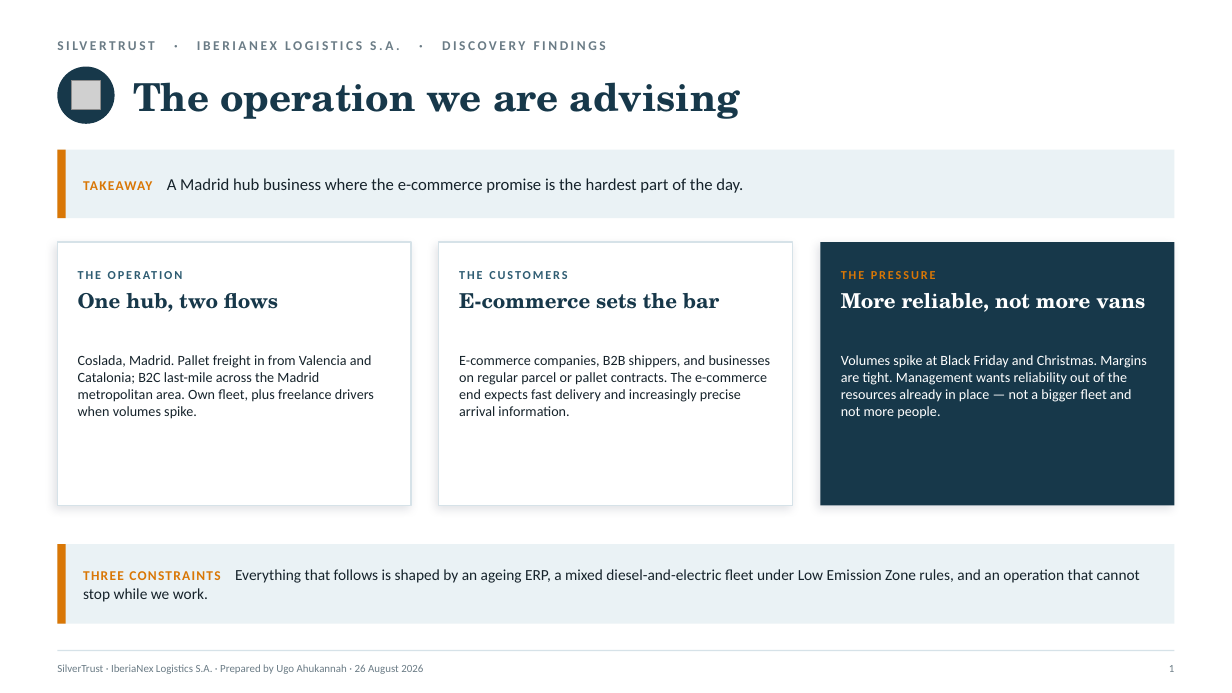
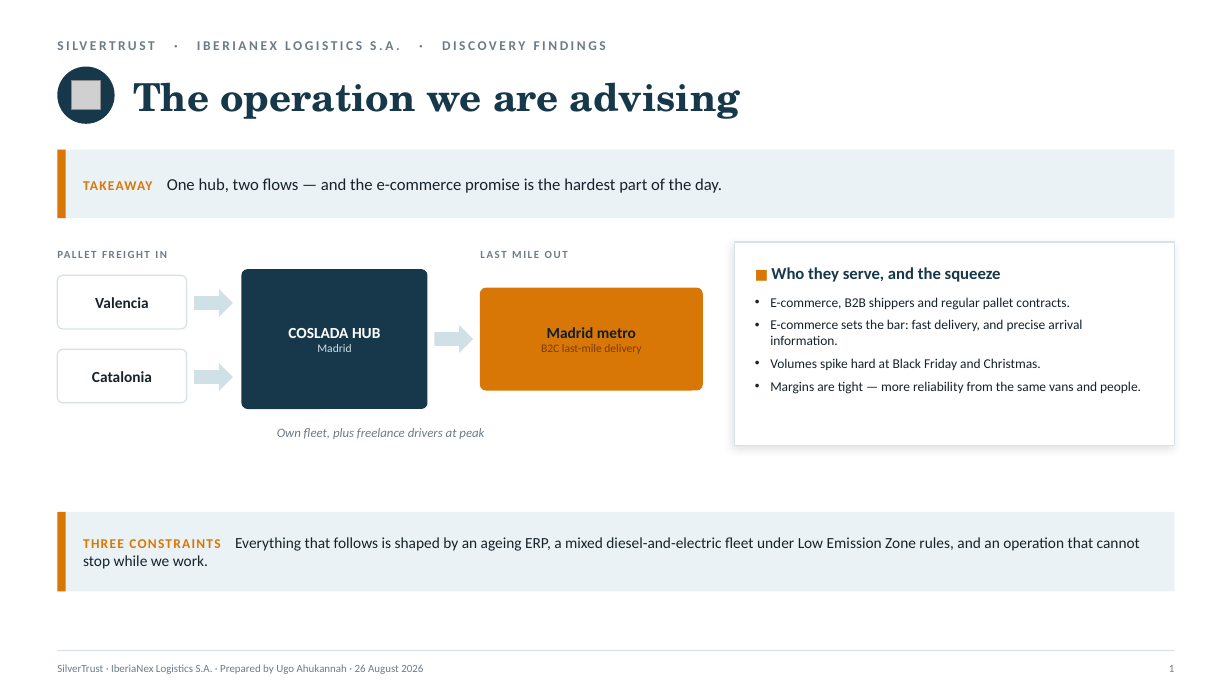
Before and after one commit to nyelugo/SilverTrust-Deliverables, a slide deck: slide 2 of ahukannah_consultant_solutions.pptx. Drawn at 1232x693 pixels with LibreOffice and Linux fonts; fonts in the diff are those of the drawing; grey boxes stand for pictures. Boxes give left, top, right and bottom in pixels: in the first picture for what was removed or moved away, otherwise in the second. Text is boxed around its words. In the diff, an @@ line names an element or a change of style, - is before the commit and + after.

Commit message:
Make the client-context slide a flow diagram rather than three text cards

```diff
--- a/ahukannah_consultant_solutions.pptx
+++ b/ahukannah_consultant_solutions.pptx
@@ text at [83,178,722,193]: text changed @@
-TAKEAWAY A Madrid hub business where the e-commerce promise is the hardest part of the day.
+TAKEAWAY One hub, two flows — and the e-commerce promise is the hardest part of the day.
@@ rectangle removed at [57,242,411,506] @@
@@ text added at [57,242,242,266], 8.5 pt, text #6B7C86, bold @@
+PALLET FREIGHT IN
@@ text removed at [78,261,391,288] @@
-THE OPERATION
@@ rectangle removed at [439,242,793,506] @@
@@ text added at [480,251,568,258], 8.5 pt, text #6B7C86, bold @@
+LAST MILE OUT
@@ rectangle: place and size @@
-rectangle at [821,242,1175,506]
+rectangle at [735,242,1175,445]
@@ rectangle at [735,242,1175,445]: fill #17384A to #FFFFFF; outline none to #D6E2E8 1 pt @@
@@ text added at [771,267,1001,282], 13 pt, text #17384A, bold @@
+■ Who they serve, and the squeeze
@@ rounded rectangle added at [57,275,187,329], fill #FFFFFF, outline #D6E2E8 1 pt @@
@@ text removed at [78,293,278,312] @@
-One hub, two flows
@@ text added at [95,297,148,308], 12 pt, text #16232B, bold @@
+Valencia
@@ right arrow added at [194,289,233,317], fill #CFE0E7 @@
@@ rounded rectangle added at [242,270,427,409], fill #17384A, outline #17384A 1 pt @@
@@ text removed at [459,271,567,279] @@
-THE CUSTOMERS
@@ text removed at [459,293,719,309] @@
-E-commerce sets the bar
@@ rounded rectangle added at [481,288,702,390], fill #D97706, outline #D97706 1 pt @@
@@ text at [770,297,1141,394]: text changed; size 11 to 10.5 pt; text colour #FFFFFF to #16232B @@
-Volumes spike at Black Friday and Christmas. Margins are tight. Management wants reliability out of the resources already in place — not a bigger fleet and not more people.
+• E-commerce, B2B shippers and regular pallet contracts.
+• E-commerce sets the bar: fast delivery, and precise arrival information.
+• Volumes spike hard at Black Friday and Christmas.
+• Margins are tight — more reliability from the same vans and people.
@@ text removed at [841,271,936,279] @@
-THE PRESSURE
@@ text removed at [841,293,1145,312] @@
-More reliable, not more vans
@@ text added at [288,328,380,352], 12 pt, text #FFFFFF, bold @@
+COSLADA HUB
+Madrid
@@ right arrow added at [434,325,473,353], fill #CFE0E7 @@
@@ text added at [541,327,641,354], 9 pt, text #7A3D00 @@
+Madrid metro
+B2C last-mile delivery
@@ rounded rectangle added at [57,349,187,403], fill #FFFFFF, outline #D6E2E8 1 pt @@
@@ text removed at [78,355,374,419] @@
-Coslada, Madrid. Pallet freight in from Valencia and Catalonia; B2C last-mile across the Madrid metropolitan area. Own fleet, plus freelance drivers when volumes spike.
@@ text removed at [459,355,771,416] @@
-E-commerce companies, B2B shippers, and businesses on regular parcel or pallet contracts. The e-commerce end expects fast delivery and increasingly precise arrival information.
@@ text added at [92,371,152,382], 12 pt, text #16232B, bold @@
+Catalonia
@@ right arrow added at [194,363,233,391], fill #CFE0E7 @@
@@ text added at [277,428,484,439], 10 pt, text #6B7C86, italic @@
+Own fleet, plus freelance drivers at peak
@@ 2 rectangles, 1 text: place and size @@
-2 rectangles, 1 text at [57,544,1175,624]
+2 rectangles, 1 text at [57,512,1175,592]
```
